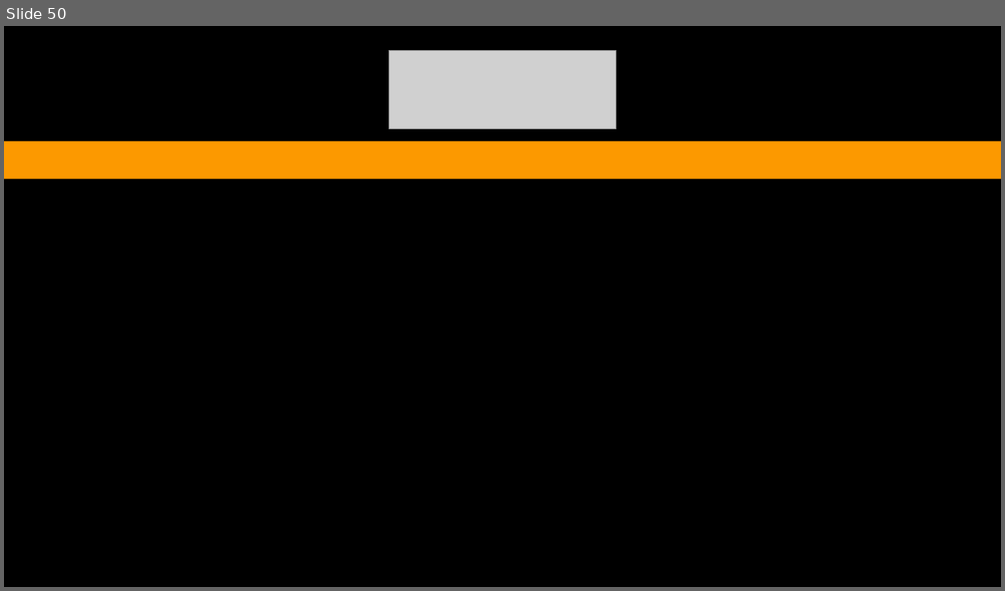
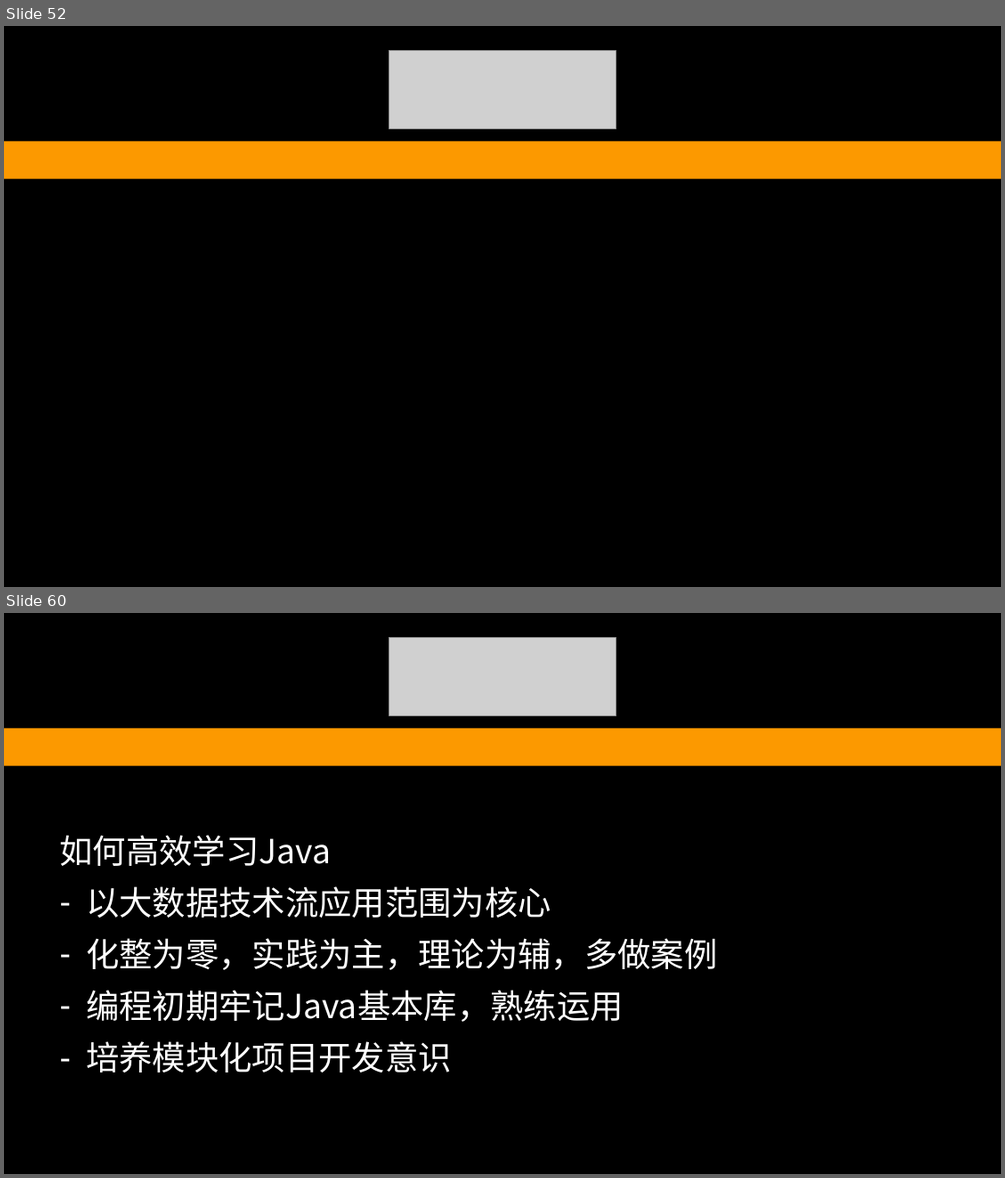
Before and after one commit to redskirt/liu-coding, a slide deck: doc/LiuCoding-TUT 2.pptx. Shown one above the other, each under a label of ours: slide 50 before the commit, slides 52 and 60 after it; the slides between them are not shown. The pictures are 1005x591 and 1005x1178 pixels, drawn with LibreOffice and Linux fonts; fonts in the diff are those of the drawing; grey boxes stand for pictures. Boxes give left, top, right and bottom in pixels: in the first picture for what was removed or moved away, otherwise in the second. Text is boxed around its words. In the diff, an @@ line names an element or a change of style, - is before the commit and + after.

```diff
--- a/doc/LiuCoding-TUT 2.pptx
+++ b/doc/LiuCoding-TUT 2.pptx
@@ slide 60 added at bbox=[4, 613, 1001, 1174], background #FFFFFF; not listed: 2 template elements that a slide beside it also shows @@
@@ picture added at bbox=[389, 638, 615, 715] @@
@@ text added at bbox=[60, 835, 718, 1072], 32 pt, text #FFFFFF @@
+如何高效学习Java
+– 以大数据技术流应用范围为核心
+– 化整为零，实践为主，理论为辅，多做案例
+– 编程初期牢记Java基本库，熟练运用
+– 培养模块化项目开发意识
@@ what was slide 50 is now slide 52 @@
```
Also in this commit, not shown: 15 slides changed, 9 other slides added, 5 other files.
